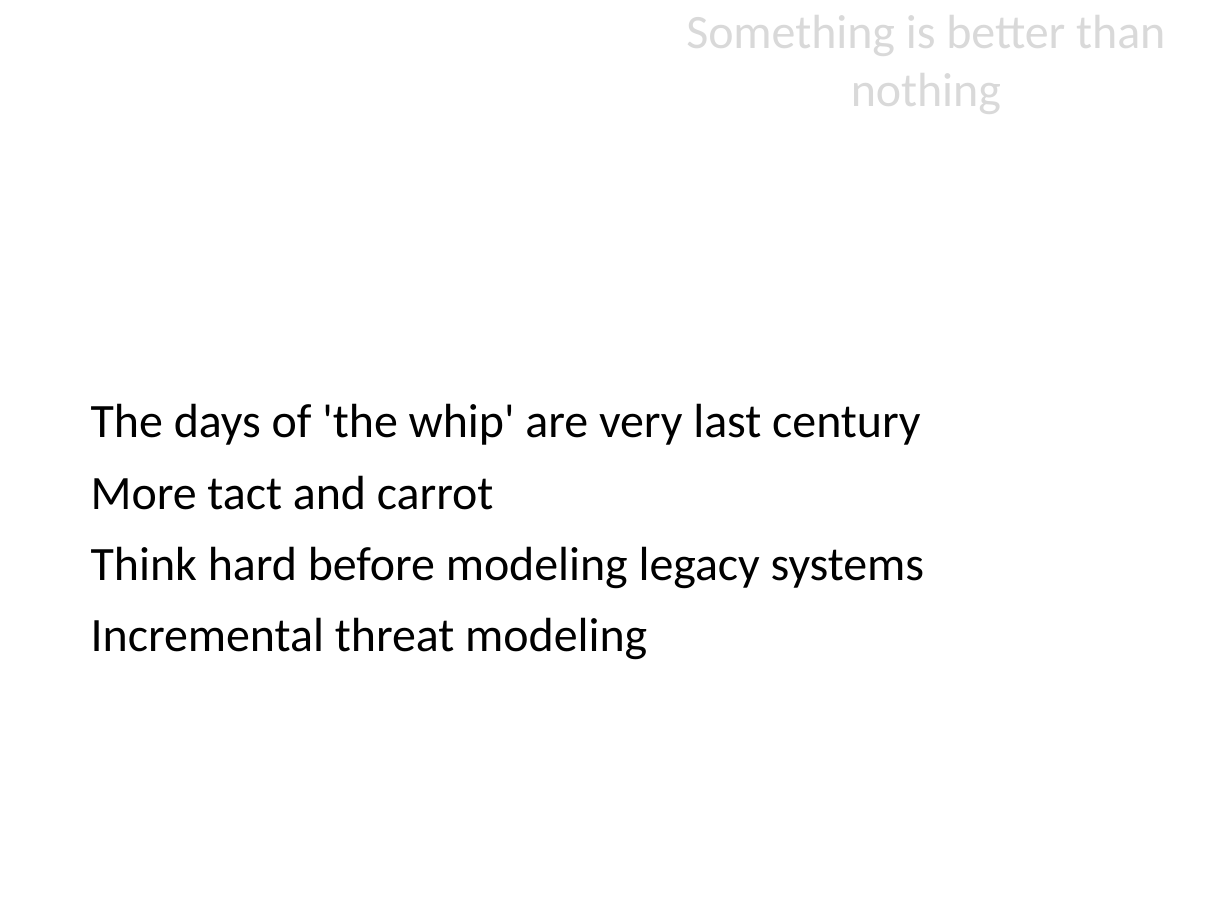
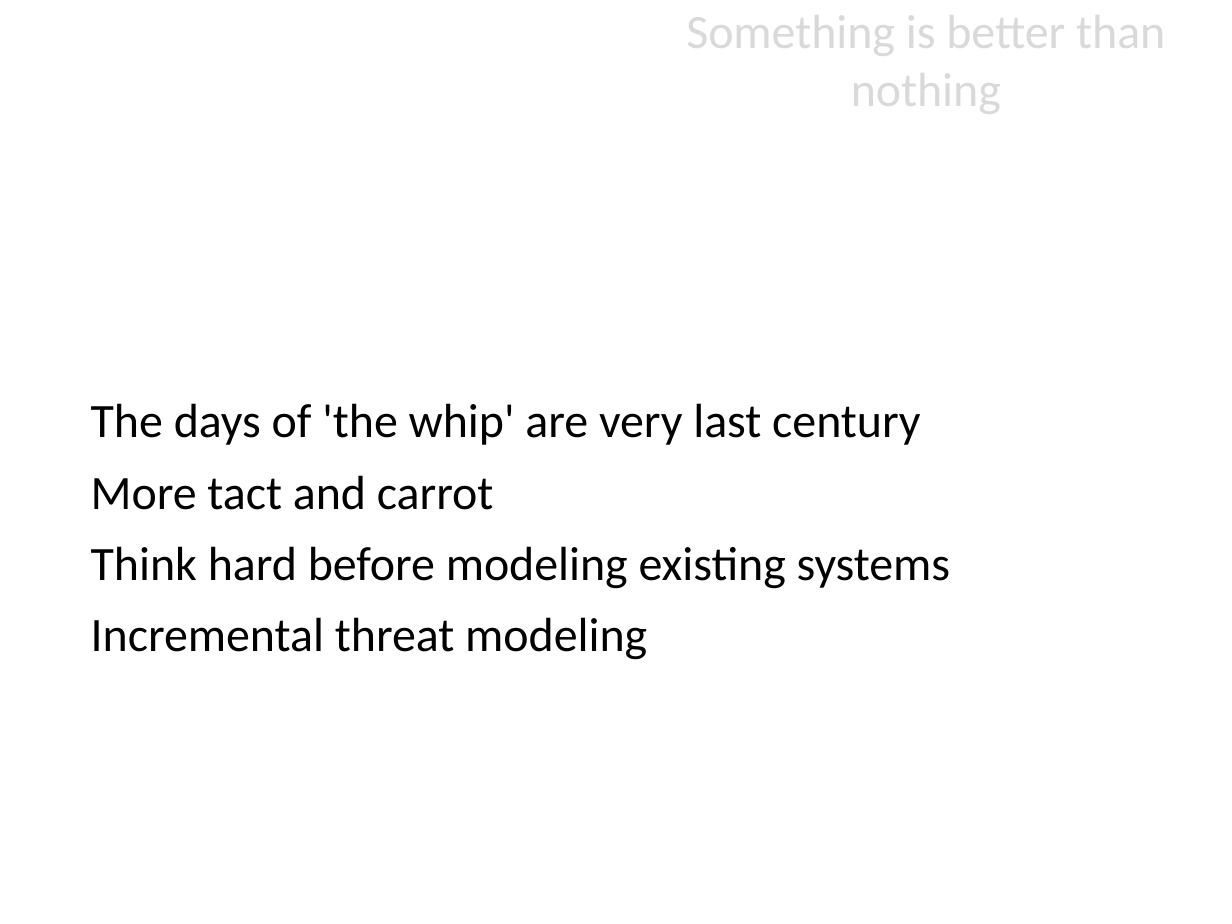
Before and after one commit to jgadsden/owasp-threat-dragon-models, a slide deck: slide 11 of OWASP_short_introduction_threat_modeling.odp. Drawn at 1232x924 pixels with LibreOffice and Linux fonts; fonts in the diff are those of the drawing; background and template pictures are left out. Boxes give left, top, right and bottom in pixels: in the first picture for what was removed or moved away, otherwise in the second. Text is boxed around its words. In the diff, an @@ line names an element or a change of style, - is before the commit and + after.

```diff
--- a/OWASP_short_introduction_threat_modeling.odp
+++ b/OWASP_short_introduction_threat_modeling.odp
@@ subtitle at [91, 546, 951, 589]: text changed @@
-● Think hard before modeling legacy systems
+● Think hard before modeling existing systems
```
Also in this commit, not shown: 4 other slides changed, 4 slides added, 2 slides removed.
